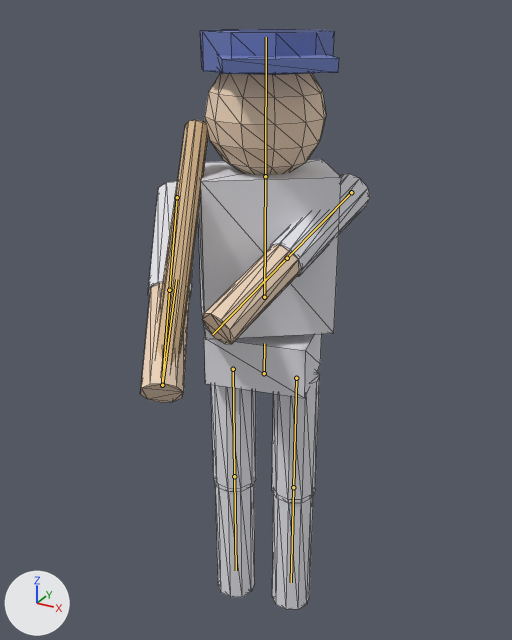
The glTF model src/game/models/player.glb as it was, and as the next commit left it.
Both versions are drawn from a camera (50 mm lens) standing at (0.9, -1.689, 1.916) and looking at (0.019, -0.088, 1.116). Arrows for +X, +Y and +Z are at lower left; the lights stay in place. The older version comes first. Both versions are drawn at frame 5 of the action 'BatterSwing'; the numbers are the values there. The bones that bend it are drawn over the model as lines. Mesh edges are drawn as thin lines.

The first picture shows 'PlayerBody'.
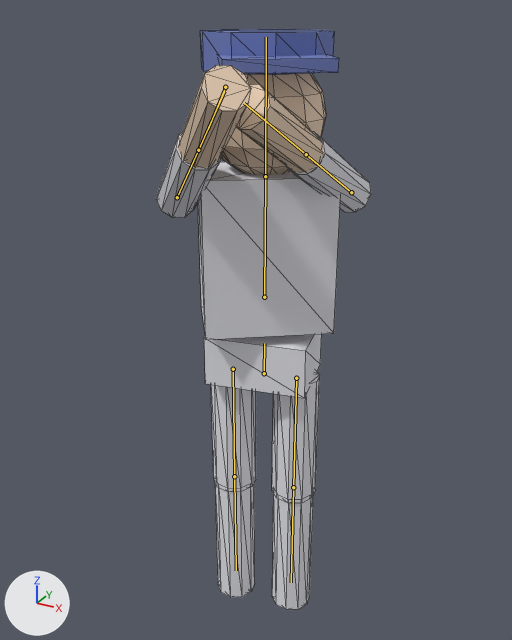
Commit message: polish: compact swing arc keeps both hands on the bat throughout

Changed parts and their boxes (x1, y1, x2, y2) in the pictures (512 x 640 px):
'PlayerBody', posed (6% narrower): before (140, 29, 370, 610); after (156, 29, 371, 610)
bone 'UpperArm.L', root to tip: before (351, 192) to (287, 258); after (351, 192) to (306, 154)
bone 'UpperArm.R', root to tip: before (177, 197) to (169, 290); after (177, 197) to (198, 150)

The change, as a diff of the scene's bpy script:
```diff
--- a/src/game/models/player.glb.py
+++ b/src/game/models/player.glb.py
@@ bone_upperarm_l @@
 bone_upperarm_l = bpy.data.objects['PlayerRig'].pose.bones['UpperArm.L']  # child of 'Spine'
-bone_upperarm_l.rotation_quaternion = (0.824, -0.275, -0.157, 0.47)  # degrees (-37, 0, 59)
+bone_upperarm_l.rotation_quaternion = (0.39, -0.15, -0.326, 0.848)  # degrees (-42, 0, 131)
@@ bone_upperarm_r @@
 bone_upperarm_r = bpy.data.objects['PlayerRig'].pose.bones['UpperArm.R']  # child of 'Spine'
-bone_upperarm_r.rotation_quaternion = (0.886, -0.456, -0.039, 0.076)  # degrees (-54, 0, 10)
+bone_upperarm_r.rotation_quaternion = (0.449, -0.881, -0.133, 0.068)  # degrees (-126, 0, 17)
```
